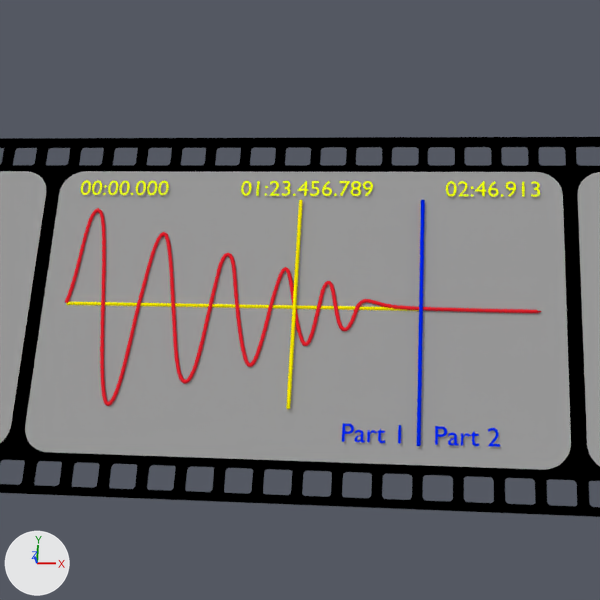
An edit to the Blender file assets/icons/src/media-toc.blend, drawn before and after from the same camera.
One viewpoint serves both versions: the file's camera 'Camera'. Arrows for +X, +Y and +Z are at lower left; the lights stay in place.

Script lines for the objects in view, before the commit:
```python
ob_chapter_boundary = bpy.data.objects.new('Chapter Boundary', cu_path12322_9)
ob_chapter_boundary.location = (0.0227, 0.0421, 0.078)
ob_film = bpy.data.objects.new('Film', cu_rect6020)
ob_film.location = (-0.0045, 0.0443, 0.0761)
ob_part_1 = bpy.data.objects.new('Part 1', txt_text)
ob_part_1.location = (0.0027, 0.0084, 0.078)
ob_part_1.scale = (0.00691, 0.00691, 0.00691)
ob_part_2 = bpy.data.objects.new('Part 2', txt_text_001)
ob_part_2.location = (0.0264, 0.0084, 0.078)
ob_part_2.scale = (0.00691, 0.00691, 0.00691)
ob_waveform = bpy.data.objects.new('Waveform', cu_path12289)
ob_waveform.location = (-0.0225, 0.0448, 0.0775)
# also in view: 'End' at (0.042, 0.08, 0.078); 'Right Slide' at (0.135, 0.044, 0.076); 'Left Slide' at (-0.156, 0.044, 0.076); 'Middle Slide' at (-0.011, 0.044, 0.076); 'Axis' at (-0.026, 0.045, 0.077)
```
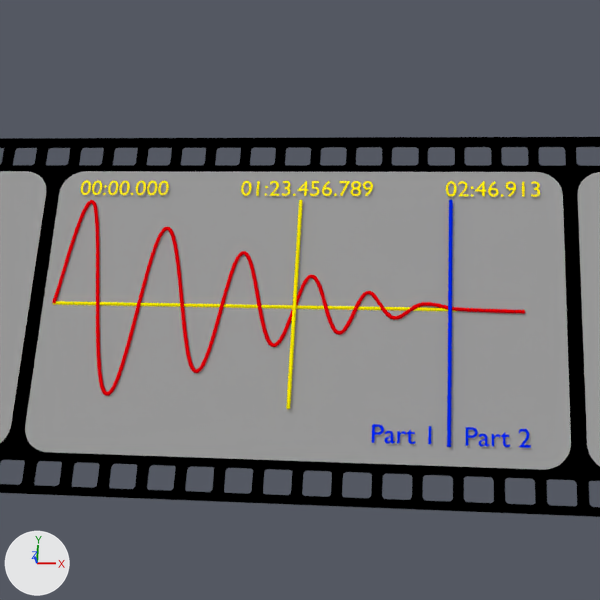
Where the change shows, as pixel boxes (x1, y1, x2, y2) in the pictures (600 x 600 px):
'Waveform', reshaped, moved
    before: (65, 208, 541, 406)
    after: (52, 200, 525, 396)
'Chapter Boundary', moved
    before: (417, 200, 425, 446)
    after: (447, 200, 453, 447)
'Part 2', moved
    before: (435, 426, 500, 447)
    after: (466, 427, 531, 448)
'Part 1', moved
    before: (342, 423, 401, 443)
    after: (372, 424, 431, 444)

Patch to the scene script:
```diff
--- a/assets/icons/src/media-toc.blend.py
+++ b/assets/icons/src/media-toc.blend.py
@@ cu_path12289 @@
 cu_path12289.dimensions = '2D'
-_sp = cu_path12289.splines.new('BEZIER'); _sp.bezier_points.add(23)
-_sp.bezier_points.foreach_set('co', [-0.0524, 0.0000158, 0.0, -0.0467, 0.0282, 0.0, -0.0419, 0.0000656, 0.0, -0.037, -0.0284, 0.0, -0.0317, 0.0000649, 0.0, -0.0267, 0.021, 0.0, -0.0221, -0.000093, 0.0, -0.0167, -0.0217, 0.0, -0.0117, -0.000355, 0.0, -0.00803, 0.015, 0.0, -0.00431, -0.000396, 0.0, 0.000378, -0.0167, 0.0, 0.00489, -0.0000932, 0.0, 0.00827, 0.0109, 0.0, 0.0114, -0.000313, 0.0, 0.0149, -0.0106, 0.0, 0.0179, -0.000356, 0.0, 0.0202, 0.00705, 0.0, 0.0225, -0.000177, 0.0, 0.0251, -0.00626, 0.0, 0.0281, -0.00057, 0.0, 0.0308, 0.00201, 0.0, 0.0376, 0.000471, 0.0, 0.0761, -0.000227, 0.0])
-_sp.bezier_points.foreach_set('handle_left', [-0.0524, 0.0000158, 0.0, -0.0501, 0.0281, 0.0, -0.0433, 0.0144, 0.0, -0.039, -0.0284, 0.0, -0.0329, -0.00829, 0.0, -0.029, 0.0209, 0.0, -0.0228, 0.00392, 0.0, -0.0195, -0.0217, 0.0, -0.0129, -0.00889, 0.0, -0.00998, 0.0149, 0.0, -0.00564, 0.00687, 0.0, -0.00135, -0.0168, 0.0, 0.0037, -0.00693, 0.0, 0.007, 0.0109, 0.0, 0.0107, 0.00322, 0.0, 0.0137, -0.0107, 0.0, 0.0172, -0.0038, 0.0, 0.0189, 0.007, 0.0, 0.0221, 0.00169, 0.0, 0.0238, -0.00623, 0.0, 0.0275, -0.00291, 0.0, 0.0302, 0.00201, 0.0, 0.0333, 0.00122, 0.0, 0.0761, -0.000227, 0.0])
-_sp.bezier_points.foreach_set('handle_right', [-0.0497, 0.00889, 0.0, -0.0445, 0.0282, 0.0, -0.0405, -0.0142, 0.0, -0.0342, -0.0284, 0.0, -0.0302, 0.0102, 0.0, -0.0247, 0.0209, 0.0, -0.0208, -0.00725, 0.0, -0.0141, -0.0217, 0.0, -0.0104, 0.00843, 0.0, -0.00604, 0.0149, 0.0, -0.00327, -0.00619, 0.0, 0.00214, -0.0168, 0.0, 0.00566, 0.00354, 0.0, 0.00954, 0.0109, 0.0, 0.0121, -0.00385, 0.0, 0.0164, -0.0105, 0.0, 0.0185, 0.00309, 0.0, 0.0214, 0.0071, 0.0, 0.0232, -0.00305, 0.0, 0.0263, -0.00629, 0.0, 0.0287, 0.00177, 0.0, 0.0321, 0.002, 0.0, 0.0418, -0.000281, 0.0, 0.0761, -0.000227, 0.0])
+_sp = cu_path12289.splines.new('BEZIER'); _sp.bezier_points.add(13)
+_sp.bezier_points.foreach_set('co', [-0.0589, -0.000248, 0.0, -0.0518, 0.0308, 0.0, -0.0406, -0.0256, 0.0, -0.029, 0.0227, 0.0, -0.0169, -0.0188, 0.0, -0.00662, 0.0155, 0.0, 0.00343, -0.0111, 0.0, 0.0126, 0.00882, 0.0, 0.0208, -0.0072, 0.0, 0.0282, 0.00433, 0.0, 0.0354, -0.00271, 0.0, 0.042, 0.0011, 0.0, 0.05, 0.000177, 0.0, 0.0693, -0.000368, 0.0])
+_sp.bezier_points.foreach_set('handle_left', [-0.0589, -0.000248, 0.0, -0.055, 0.0308, 0.0, -0.0456, -0.0256, 0.0, -0.034, 0.0227, 0.0, -0.0212, -0.0188, 0.0, -0.0108, 0.0155, 0.0, -0.000423, -0.0111, 0.0, 0.00948, 0.00883, 0.0, 0.0175, -0.00719, 0.0, 0.0254, 0.00432, 0.0, 0.0324, -0.00271, 0.0, 0.0387, -0.000365, 0.0, 0.0464, 0.00123, 0.0, 0.066, -0.000368, 0.0])
+_sp.bezier_points.foreach_set('handle_right', [-0.0573, 0.00683, 0.0, -0.0481, 0.0308, 0.0, -0.0358, -0.0256, 0.0, -0.0245, 0.0227, 0.0, -0.0127, -0.0188, 0.0, -0.00302, 0.0154, 0.0, 0.00695, -0.0111, 0.0, 0.0158, 0.00882, 0.0, 0.0236, -0.00721, 0.0, 0.0305, 0.00433, 0.0, 0.0375, -0.00272, 0.0, 0.0435, 0.00175, 0.0, 0.0529, -0.000137, 0.0, 0.0721, -0.000368, 0.0])
+_sp.resolution_u = 200
 cu_path12289.materials.append(mat_material_waveform)
@@ cu_path12289 @@
 cu_path12289.bevel_depth = 0.0005
+cu_path12289.resolution_u = 200
@@ ob_part_1 @@
 ob_part_1 = bpy.data.objects.new('Part 1', txt_text)
-ob_part_1.location = (0.0027, 0.0084, 0.078)
+ob_part_1.location = (0.0103, 0.0084, 0.078)
 ob_part_1.scale = (0.00691, 0.00691, 0.00691)
@@ ob_part_2 @@
 ob_part_2 = bpy.data.objects.new('Part 2', txt_text_001)
-ob_part_2.location = (0.0264, 0.0084, 0.078)
+ob_part_2.location = (0.034, 0.0084, 0.078)
 ob_part_2.scale = (0.00691, 0.00691, 0.00691)
@@ ob_chapter_boundary @@
 ob_chapter_boundary = bpy.data.objects.new('Chapter Boundary', cu_path12322_9)
-ob_chapter_boundary.location = (0.0227, 0.0421, 0.078)
+ob_chapter_boundary.location = (0.0304, 0.0421, 0.078)
@@ ob_waveform @@
 ob_waveform = bpy.data.objects.new('Waveform', cu_path12289)
-ob_waveform.location = (-0.0225, 0.0448, 0.0775)
+ob_waveform.location = (-0.0196, 0.0448, 0.0775)
```
